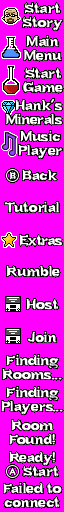
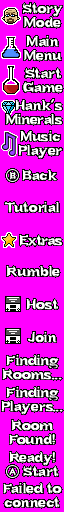
The second 64×512 image is a revision of the first. Changes to its layers:
renamed "Start Story" to "Story Mode", painted on it over <box>23,2,63,31</box>
